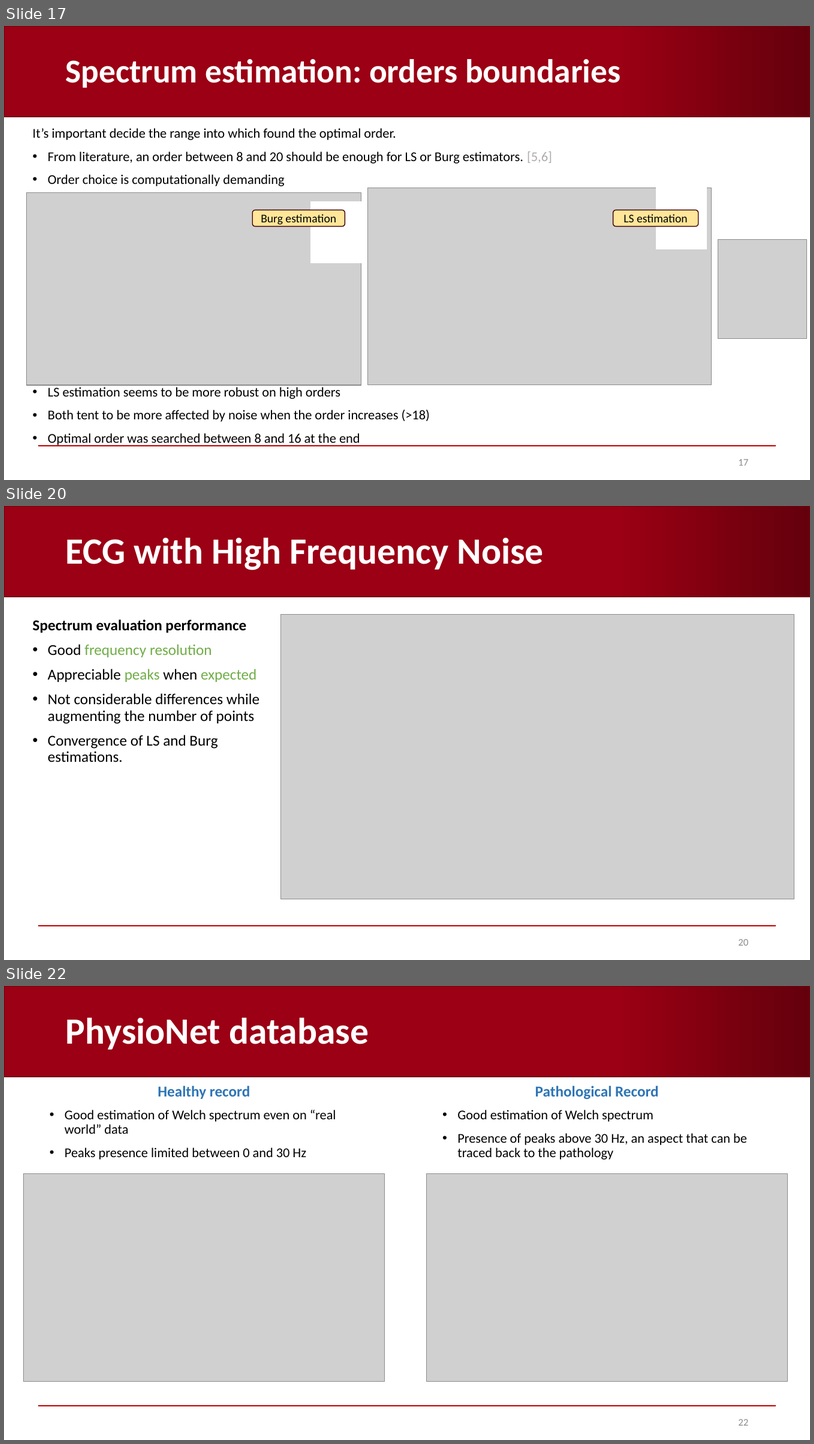
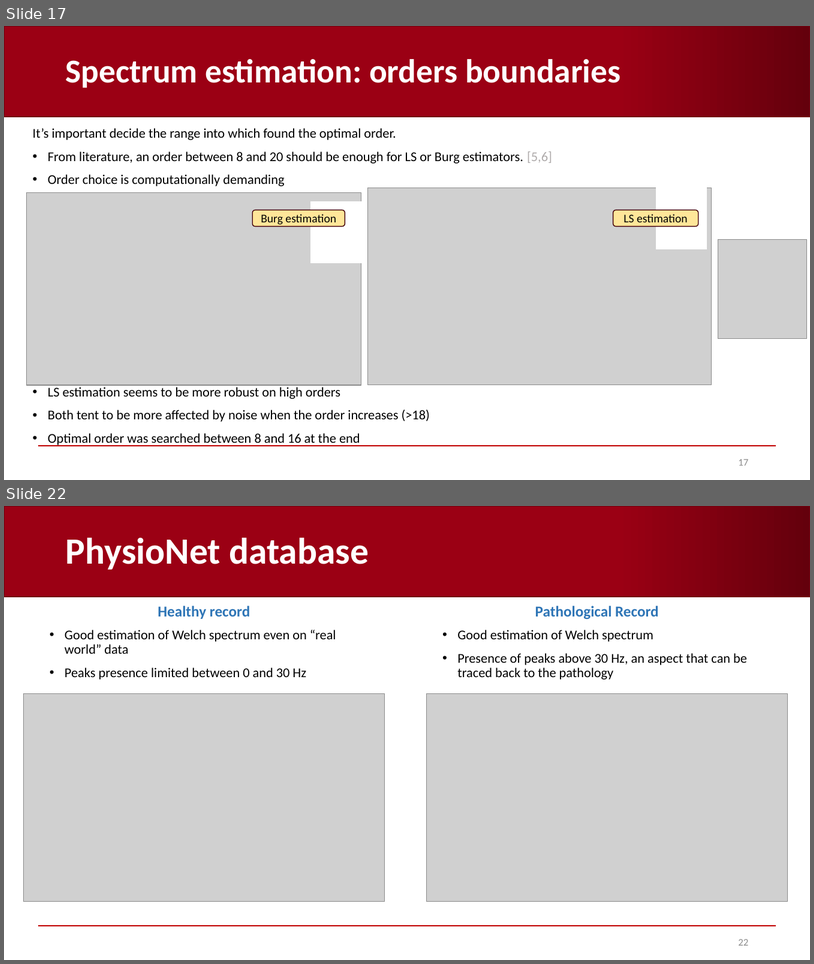
Before and after one commit to AndreaCorrado00/Tesi_magistrale_Corrado_Andrea, a slide deck: Documentation/3. in-depth spectrum analysis.pptx. Shown one above the other, each under a label of ours: slides 17, 20 and 22 before the commit, slides 17 and 22 after it; the slides between them are not shown. The pictures are 814x1444 and 814x964 pixels, drawn with LibreOffice and Linux fonts; fonts in the diff are those of the drawing; grey boxes stand for pictures; background and template pictures are left out. Boxes give left, top, right and bottom in pixels: in the first picture for what was removed or moved away, otherwise in the second. Text is boxed around its words. In the diff, an @@ line names an element or a change of style, - is before the commit and + after.

Commit message:
spectrum slides corrected

```diff
--- a/Documentation/3. in-depth spectrum analysis.pptx
+++ b/Documentation/3. in-depth spectrum analysis.pptx
@@ slide 20 removed at (4,506,810,960), background #FFFFFF; not listed: 2 template elements that a slide beside it also shows @@
@@ title removed at (65,537,543,570) @@
-ECG with High Frequency Noise
@@ text removed at (33,619,260,762) @@
-Spectrum evaluation performance
-• Good frequency resolution
-• Appreciable peaks when expected
-• Not considerable differences while augmenting the number of points
-• Convergence of LS and Burg estimations.
@@ picture removed at (281,614,795,898) @@
@@ page number removed at (738,939,749,945) @@
-20
```
Also in this commit, not shown: 7 slides changed, 5 slides added, 4 other slides removed, 2 other files.
